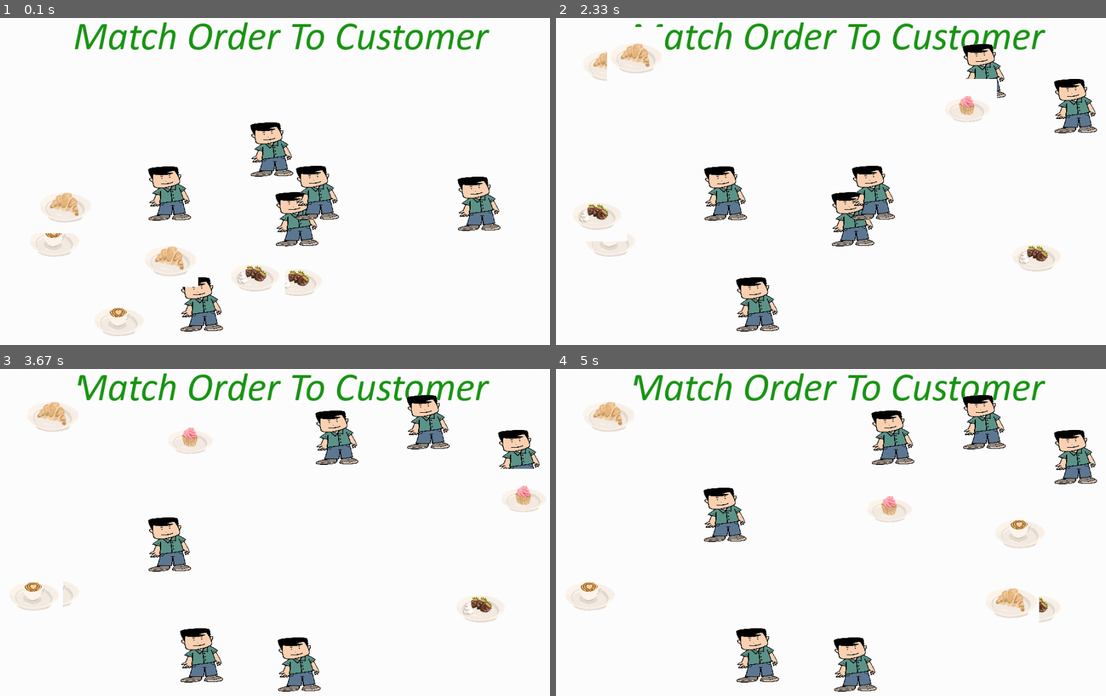
Above: before the commit, frames 1-4 (two rows, left to right).
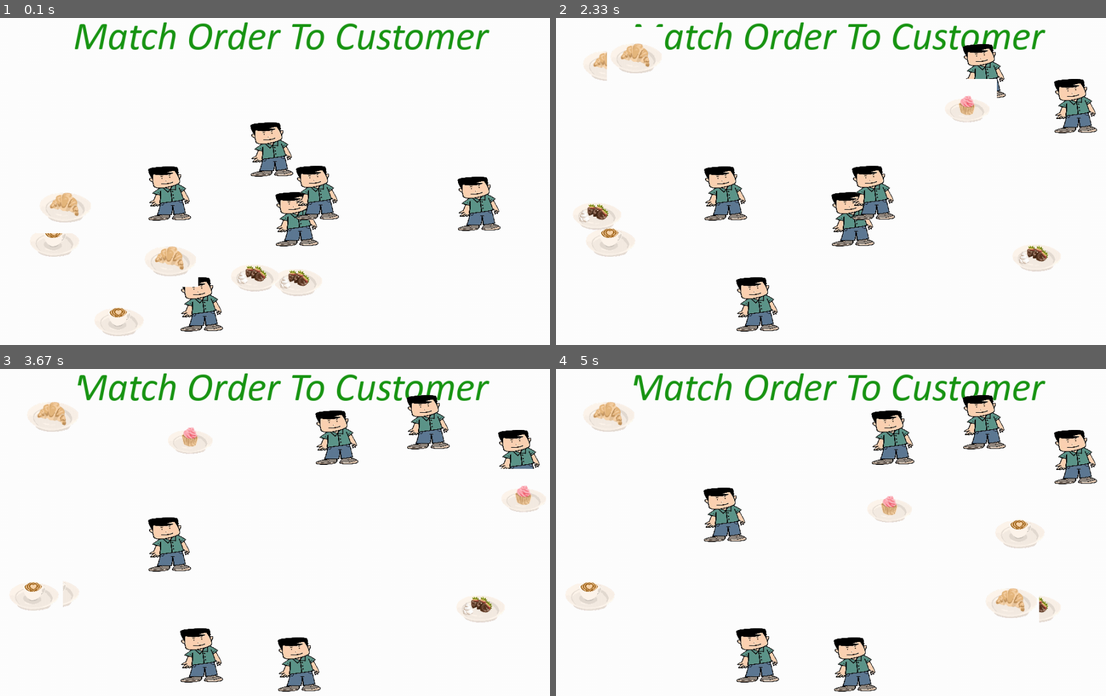
Above: after the commit, the same moments.

Repository: rhit-catapult/pygameproject-caffeinerush
Game: pygame game, started from Task 1.py
Same seed, same stepped clock (60 frames per second), same inputs: the game is played once before the commit and once after it.
Inputs (mouse positions are in pixels of both pictures, inside the frame that each line leads up to):
- Up to frame 1 (0.1 s): no input
- Up to frame 2 (2.33 s): press the mouse at (726, 256) at 0.37 s; move the mouse to (842, 168) at 0.47 s; release the mouse at (963, 80) at 0.6 s; press the mouse at (677, 318) at 0.7 s; move the mouse to (836, 266) at 0.8 s; release the mouse at (1001, 214) at 0.93 s; press the mouse at (963, 80) at 1.03 s; move the mouse to (880, 138) at 1.13 s; release the mouse at (798, 201) at 1.27 s; press the mouse at (853, 279) at 1.37 s; move the mouse to (919, 168) at 1.47 s; release the mouse at (985, 57) at 1.6 s; press the mouse at (814, 273) at 1.7 s; move the mouse to (924, 263) at 1.8 s; release the mouse at (1040, 253) at 1.93 s; press the mouse at (622, 204) at 2.03 s; move the mouse to (759, 145) at 2.13 s; release the mouse at (897, 86) at 2.27 s
- Up to frame 3 (3.67 s): press the mouse at (412, 457) at 2.37 s; move the mouse to (258, 561) at 2.47 s; release the mouse at (104, 666) at 2.6 s; press the mouse at (77, 404) at 2.7 s; move the mouse to (176, 480) at 2.8 s; release the mouse at (275, 558) at 2.93 s; press the mouse at (44, 561) at 3.03 s; move the mouse to (203, 535) at 3.13 s; release the mouse at (363, 509) at 3.27 s; press the mouse at (104, 666) at 3.37 s; move the mouse to (198, 656) at 3.47 s; release the mouse at (291, 650) at 3.6 s
- Up to frame 4 (5 s): press the mouse at (1078, 496) at 3.7 s; move the mouse to (913, 522) at 3.8 s; release the mouse at (743, 545) at 3.93 s; press the mouse at (600, 561) at 4.03 s; move the mouse to (809, 548) at 4.13 s; release the mouse at (1018, 532) at 4.27 s; press the mouse at (605, 414) at 4.37 s; move the mouse to (809, 506) at 4.47 s; release the mouse at (1012, 601) at 4.6 s; press the mouse at (748, 437) at 4.7 s; move the mouse to (820, 473) at 4.8 s; release the mouse at (891, 506) at 4.93 s

The runs differ from the first frame. In frame 1, less than 0.1% of the frame differs, in the area x 50-52%, y 69-85%; in frame 2, 0.1%, in the area x 6-13%, y 64-69%; in frame 3, less than 0.1%; in frame 4, less than 0.1%.

Commit message:
APPLEm,h

Diff:
--- a/Task 1.py
+++ b/Task 1.py
@@ -45,7 +45,7 @@
     dragging_food = None
 
     food_images = []
-    food_images.append(pygame.image.load("ChocoStraw.jpg"))
+    food_images.append(pygame.image.load("ChocoStrawNoBackground.png"))
     food_images.append(pygame.image.load("Coffee.jpg"))
     food_images.append(pygame.image.load("Crossaint.jpg"))
     food_images.append(pygame.image.load("Cupcake.jpg"))
Binary file removed: ChocoStraw.jpg
Binary file added: ChocoStrawNoBackground.png
